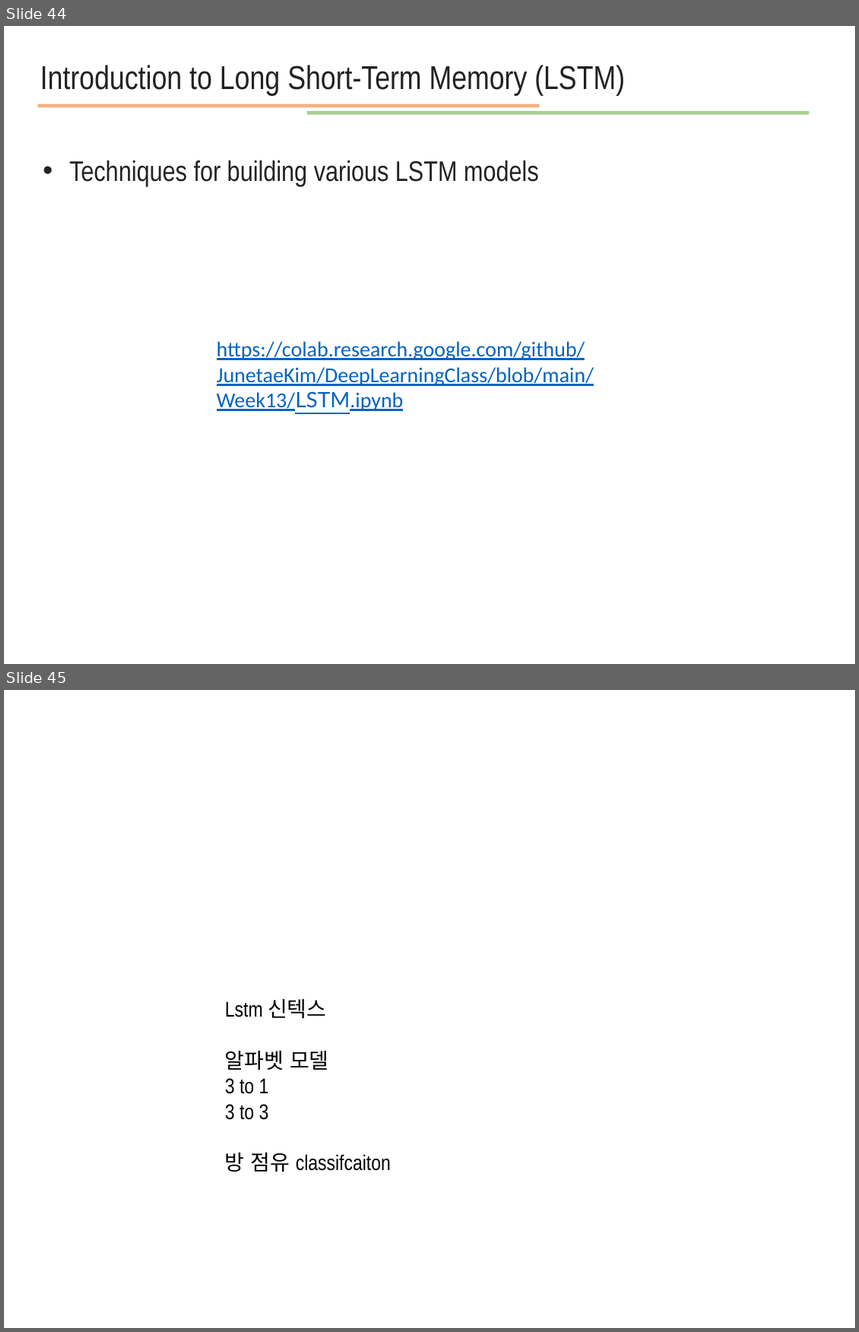
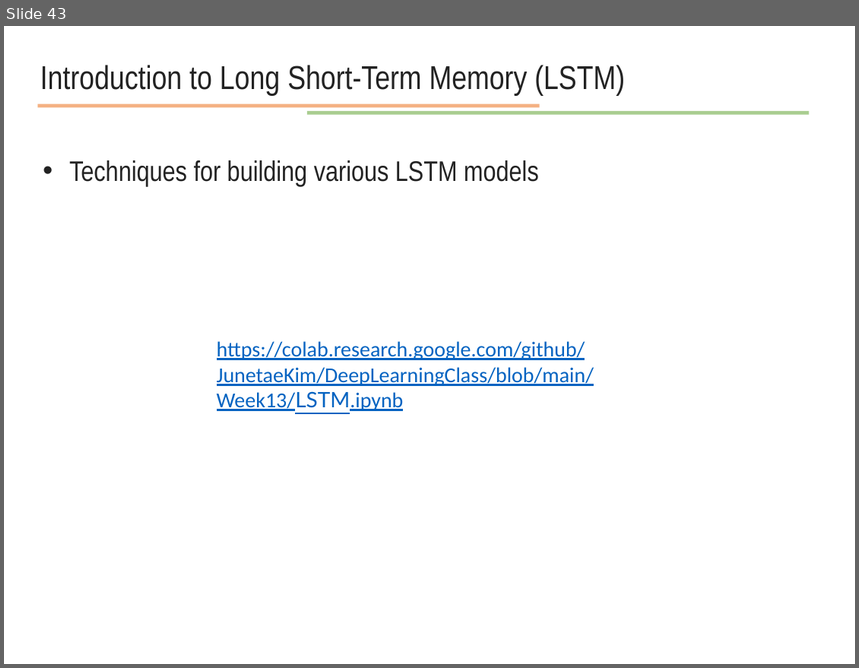
Before and after one commit to JunetaeKim/DeepLearningClass, a slide deck: Week13/week13 time series and sequential data.pptx. Shown one above the other, each under a label of ours: slides 44 and 45 before the commit, slide 43 after it. The pictures are 859x1332 and 859x668 pixels, drawn with LibreOffice and Linux fonts; fonts in the diff are those of the drawing. Boxes give left, top, right and bottom in pixels: in the first picture for what was removed or moved away, otherwise in the second. Text is boxed around its words. In the diff, an @@ line names an element or a change of style, - is before the commit and + after.

```diff
--- a/Week13/week13 time series and sequential data.pptx
+++ b/Week13/week13 time series and sequential data.pptx
@@ slide 45 removed at <box>4,690,855,1328</box>, background #FFFFFF @@
@@ text removed at <box>225,999,391,1173</box> @@
-Lstm 신텍스
-알파벳 모델
-3 to 1
-3 to 3
-방 점유 classifcaiton
@@ what was slide 44 is now slide 43 @@
```
Also in this commit, not shown: 7 slides added, 1 other slide removed, 3 other files.
